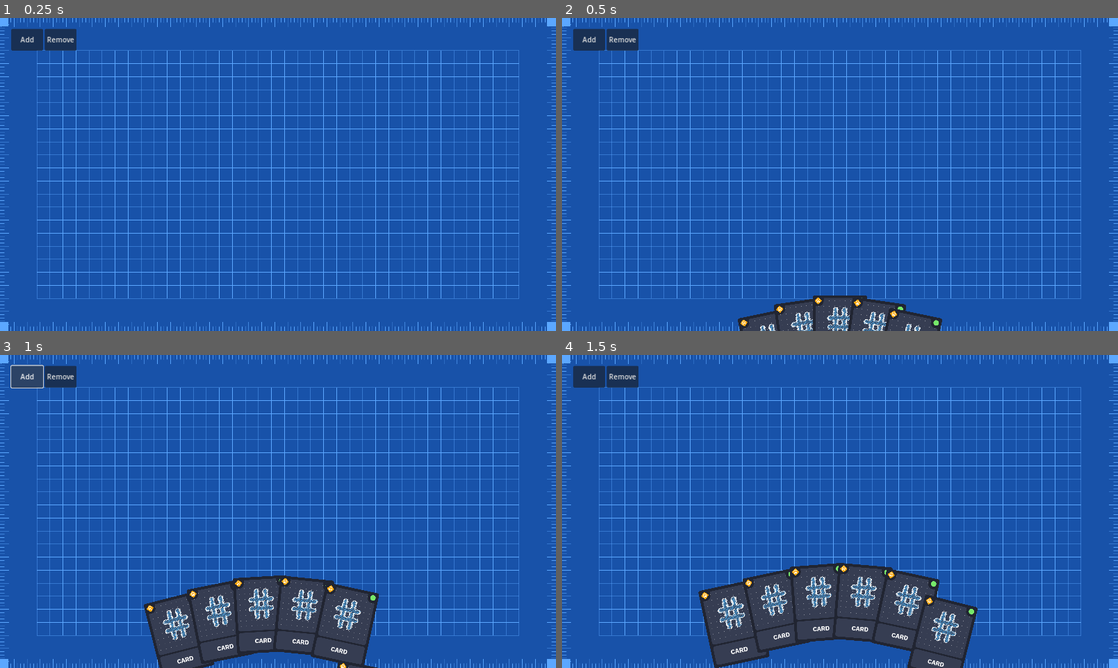
Above: before the commit, frames 1-4 (two rows, left to right).
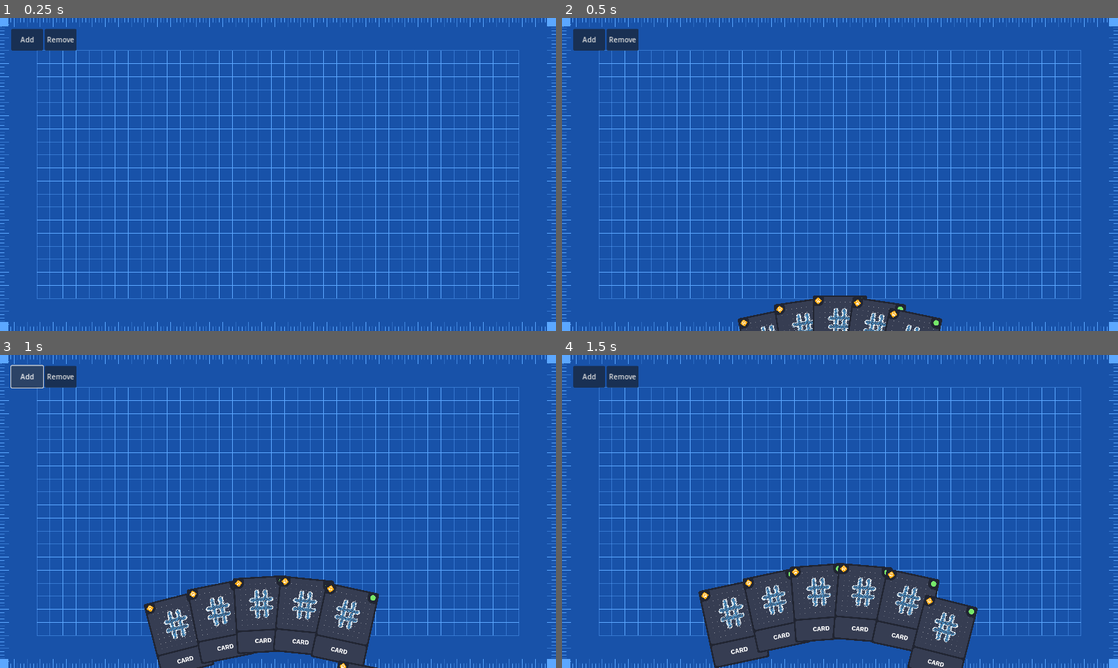
Above: after the commit, the same moments.

Repository: IamFastre/Numertica
Game: Godot game, scene res://scenes/game.tscn
Same seed, same stepped clock (60 frames per second), same inputs: the game is played once before the commit and once after it.
Inputs (mouse positions are in pixels of both pictures, inside the frame that each line leads up to):
- Up to frame 1 (0.25 s): no input
- Up to frame 2 (0.5 s): no input
- Up to frame 3 (1 s): click "Add" at 0.5 s
- Up to frame 4 (1.5 s): click (734, 627) at 1.27 s

Frame 1 is identical in both runs. In frame 2, 0.6% of the frame differs, in the area x 32-68%, y 89-100%; in frame 3, 1.6%; in frame 4, 2.0%, in the area x 25-74%, y 67-100%.

Commit message:
a bit of file organization

Diff:
--- a/resources/cards/addition.tres
+++ b/resources/cards/addition.tres
@@ -1,30 +1,34 @@
-[gd_resource type="Resource" script_class="Card" load_steps=6 format=3 uid="uid://nxrr8eixwgss"]
+[gd_resource type="Resource" script_class="Card" load_steps=8 format=3 uid="uid://nxrr8eixwgss"]
 
-[ext_resource type="Script" path="res://scripts/resources/card_parameter.gd" id="1_d6uwc"]
-[ext_resource type="Script" path="res://scripts/resources/card.gd" id="1_xa7tb"]
-[ext_resource type="Script" path="res://scripts/resources/card_style.gd" id="3_862r6"]
+[ext_resource type="Script" path="res://scripts/resources/card_parameter.gd" id="1_emmls"]
+[ext_resource type="Texture2D" uid="uid://b0pl7kickx4t4" path="res://assets/cards/backgrounds/line_grid.png" id="1_fxqps"]
+[ext_resource type="Script" path="res://scripts/resources/card.gd" id="2_f6gt6"]
+[ext_resource type="Texture2D" uid="uid://dudbeps6h4e31" path="res://assets/cards/foregrounds/plus.png" id="2_kjq2q"]
+[ext_resource type="Script" path="res://scripts/resources/card_style.gd" id="3_23nqj"]
 
 [sub_resource type="Resource" id="Resource_snpw7"]
 resource_name = "X"
-script = ExtResource("1_d6uwc")
+script = ExtResource("1_emmls")
 name = "X"
 description = "Amount to be added."
 type = 0
 
 [sub_resource type="Resource" id="Resource_sacih"]
-script = ExtResource("3_862r6")
-accent_color = Color(1, 1, 1, 1)
+script = ExtResource("3_23nqj")
+accent_color = Color(0.0588235, 0.662745, 0.556863, 1)
 bulk_color = Color(0.0588235, 0.662745, 0.556863, 1)
 frame_color = Color(1, 1, 1, 1)
 
 [resource]
 resource_name = "AdditionCard"
-script = ExtResource("1_xa7tb")
+script = ExtResource("2_f6gt6")
 id = "add"
 name = "addition"
 description = "Pairs with a number card to add amount {X} to player's health."
+icon = 0
+style = SubResource("Resource_sacih")
+foreground_texture = ExtResource("2_kjq2q")
+background_texture = ExtResource("1_fxqps")
 cost = 1
 type = 0
-icon = 0
-parameters = Array[ExtResource("1_d6uwc")]([SubResource("Resource_snpw7")])
-style = SubResource("Resource_sacih")
+parameters = Array[ExtResource("1_emmls")]([SubResource("Resource_snpw7")])
--- a/resources/cards/subtraction.tres
+++ b/resources/cards/subtraction.tres
@@ -1,30 +1,22 @@
-[gd_resource type="Resource" script_class="Card" load_steps=6 format=3 uid="uid://dmvikoojjwr3d"]
+[gd_resource type="Resource" script_class="Card" load_steps=4 format=3 uid="uid://dmvikoojjwr3d"]
 
-[ext_resource type="Script" path="res://scripts/resources/card_parameter.gd" id="1_ugfhc"]
-[ext_resource type="Script" path="res://scripts/resources/card.gd" id="2_f74eh"]
-[ext_resource type="Script" path="res://scripts/resources/card_style.gd" id="3_u7ntv"]
+[ext_resource type="Script" path="res://scripts/resources/card_parameter.gd" id="1_fqs5c"]
+[ext_resource type="Script" path="res://scripts/resources/card.gd" id="2_xhbn2"]
 
 [sub_resource type="Resource" id="Resource_snpw7"]
 resource_name = "X"
-script = ExtResource("1_ugfhc")
+script = ExtResource("1_fqs5c")
 name = "X"
-description = "Amount to be added."
+description = "Amount to be subtracted."
 type = 0
 
-[sub_resource type="Resource" id="Resource_sacih"]
-script = ExtResource("3_u7ntv")
-accent_color = Color(1, 1, 1, 1)
-bulk_color = Color(0.0588235, 0.662745, 0.556863, 1)
-frame_color = Color(1, 1, 1, 1)
-
 [resource]
-resource_name = "AdditionCard"
-script = ExtResource("2_f74eh")
-id = "add"
-name = "addition"
-description = "Pairs with a number card to add amount {X} to player's health."
+resource_name = "SubtractionCard"
+script = ExtResource("2_xhbn2")
+id = "sub"
+name = "subtraction"
+description = "Pairs with a number card to subtract amount {X} from opponent's health."
 cost = 1
 type = 0
 icon = 0
-parameters = Array[ExtResource("1_ugfhc")]([SubResource("Resource_snpw7")])
-style = SubResource("Resource_sacih")
+parameters = Array[ExtResource("1_fqs5c")]([SubResource("Resource_snpw7")])
--- a/scenes/card.tscn
+++ b/scenes/card.tscn
@@ -1,13 +1,13 @@
 [gd_scene load_steps=15 format=3 uid="uid://d0vfb4abomtui"]
 
-[ext_resource type="Script" path="res://scripts/cards/main.gd" id="1_7a6ey"]
-[ext_resource type="Texture2D" uid="uid://plv1ib6xch3h" path="res://items/cards/{template}/foreground.png" id="2_o6c5s"]
-[ext_resource type="Texture2D" uid="uid://cg7xn2e34eftj" path="res://items/cards/{template}/background.png" id="3_e5idg"]
+[ext_resource type="Script" path="res://scripts/scenes/card.gd" id="1_7a6ey"]
+[ext_resource type="Texture2D" uid="uid://plv1ib6xch3h" path="res://assets/cards/foregrounds/hash.png" id="2_o6c5s"]
+[ext_resource type="Texture2D" uid="uid://cg7xn2e34eftj" path="res://assets/cards/backgrounds/dot_grid.png" id="3_e5idg"]
 [ext_resource type="Texture2D" uid="uid://cenb7pire8i36" path="res://assets/cards/parts/band.png" id="4_i63lc"]
 [ext_resource type="Texture2D" uid="uid://dnjbj2f5n00tg" path="res://assets/cards/parts/bulk.png" id="4_ul6wl"]
-[ext_resource type="Texture2D" uid="uid://dmjmqes878lka" path="res://assets/cards/parts/frame.png" id="5_xidi0"]
+[ext_resource type="Texture2D" uid="uid://bkv4jjebkgwwd" path="res://assets/cards/parts/frame.png" id="5_xidi0"]
 [ext_resource type="FontFile" uid="uid://b1os1hx24smli" path="res://assets/fonts/WorkSans/WorkSans-Bold.ttf" id="7_37i1n"]
-[ext_resource type="Texture2D" uid="uid://cliv54jdpe7cd" path="res://assets/cards/icon/arithmetic.png" id="7_glwvx"]
+[ext_resource type="Texture2D" uid="uid://cliv54jdpe7cd" path="res://assets/cards/types/arithmetic.png" id="7_glwvx"]
 [ext_resource type="Texture2D" uid="uid://bvu8rrpqawwh1" path="res://assets/cards/parts/cost.png" id="8_v2bvu"]
 [ext_resource type="PackedScene" uid="uid://21jc8njqn5go" path="res://components/draggable/draggable.tscn" id="9_c2o71"]
 
@@ -29,11 +29,9 @@
 scale = Vector2(0.5, 0.5)
 input_pickable = false
 script = ExtResource("1_7a6ey")
-parameters = Array[Dictionary]([])
 
 [node name="Sprite" type="Control" parent="."]
 self_modulate = Color(0.129412, 0.145098, 0.196078, 1)
-clip_contents = true
 layout_mode = 3
 anchors_preset = 0
 offset_left = -125.0
@@ -63,9 +61,12 @@
 
 [node name="Art" type="Control" parent="Sprite"]
 layout_mode = 1
-anchor_right = 1.0
-anchor_bottom = 0.714
-offset_bottom = 0.0999908
+anchor_left = 0.03
+anchor_top = 0.021
+anchor_right = 0.97
+anchor_bottom = 0.693
+offset_top = 0.15
+offset_bottom = -0.0500031
 mouse_filter = 2
 metadata/_edit_use_anchors_ = true
 
@@ -115,9 +116,9 @@
 layout_mode = 1
 anchors_preset = -1
 anchor_left = 0.1
-anchor_top = 0.643
+anchor_top = 0.631571
 anchor_right = 0.9
-anchor_bottom = 0.786
+anchor_bottom = 0.774571
 offset_top = -0.0500031
 offset_right = -1.52588e-05
 offset_bottom = -0.100006
--- a/scenes/hand.tscn
+++ b/scenes/hand.tscn
@@ -1,6 +1,6 @@
 [gd_scene load_steps=3 format=3 uid="uid://brkhub7up6pae"]
 
-[ext_resource type="Script" path="res://scripts/hand/main.gd" id="1_lentq"]
+[ext_resource type="Script" path="res://scripts/scenes/hand.gd" id="1_lentq"]
 [ext_resource type="PackedScene" uid="uid://d0vfb4abomtui" path="res://scenes/card.tscn" id="2_p5j8b"]
 
 [node name="Hand" type="Node2D"]
--- a/scripts/resources/card.gd
+++ b/scripts/resources/card.gd
@@ -20,14 +20,17 @@
    Color("df003e"),
 ]
 
-@export_group("Main")
-@export var id:String
-@export var name:String
-@export var description:String
-@export_range(0, 2) var cost:int
-@export var type:Type
-@export var icon:Icon
+@export var id:String = "card"
+@export var name:String = "Card"
+@export var description:String = "Card template"
 
-@export_group("Others")
-@export var parameters:Array[CardParameter]
-@export var style:CardStyle
+@export_group("Looks")
+@export var icon:Icon = Icon.arithmetic
+@export var style:CardStyle = CardStyle.new()
+@export var foreground_texture:Texture2D = preload("res://assets/cards/foregrounds/hash.png")
+@export var background_texture:Texture2D = preload("res://assets/cards/backgrounds/dot_grid.png")
+
+@export_group("Function")
+@export_range(0, 2) var cost:int = 0
+@export var type:Type = Type.effect
+@export var parameters:Array[CardParameter] = []
--- a/scripts/resources/card_style.gd
+++ b/scripts/resources/card_style.gd
@@ -1,5 +1,5 @@
 class_name CardStyle extends Resource
 
-@export var accent_color:Color
-@export var bulk_color:Color
-@export var frame_color:Color
+@export var accent_color:Color = Color("4588b9")
+@export var bulk_color:Color = Color("363d52")
+@export var frame_color:Color = Color("212532")
--- a/scripts/cards/main.gd
+++ b/scripts/scenes/card.gd
@@ -1,18 +1,16 @@
 @tool
 class_name CardNode extends Area2D
 
-const TYPEICONS_PATH = "res://assets/cards/icon/%s.png"
+const TYPEICONS_PATH = "res://assets/cards/types/%s.png"
 
 @export var card_name:String = "Card"
 @export var cost:int = 0
 @export var card_icon:Card.Icon = Card.Icon.arithmetic
 @export var card_type:Card.Type = Card.Type.effect
-@export var foreground_texture:Texture2D = preload("res://items/cards/{template}/foreground.png")
-@export var background_texture:Texture2D = preload("res://items/cards/{template}/background.png")
-@export var accent_color:Color = Color("4588b9")
-@export var bulk_color:Color = Color("363d52")
-@export var frame_color:Color = Color("212532")
-@export var parameters:Array[Dictionary] = [{ "name": "x" }]
+@export var foreground_texture:Texture2D = preload("res://assets/cards/foregrounds/hash.png")
+@export var background_texture:Texture2D = preload("res://assets/cards/backgrounds/dot_grid.png")
+@export var card_style:CardStyle = CardStyle.new()
+@export var parameters:Array[CardParameter]
 
 
 @onready var name_node:Label = $Sprite/CardName
@@ -56,8 +54,8 @@
 
 func configure() -> void:
 	name_node.text = card_name
-	frame.self_modulate = frame_color
-	bulk.self_modulate = bulk_color
+	frame.self_modulate = card_style.frame_color
+	bulk.self_modulate = card_style.bulk_color
 
 	foreground_art.texture = foreground_texture
 	background_art.texture = background_texture
@@ -66,9 +64,10 @@
 	cost_icon.self_modulate = Card.COST_COLOR[cost]
 
 	if parameters.size() > 0:
-		band.self_modulate = frame_color
+		band.visible = true
+		band.self_modulate = card_style.frame_color
 		parameters_brackets.self_modulate = Card.ICON_COLOR[card_icon]
 		parameters_label.text = ', '.join(parameters.map(func(param): return param.get('name')))
-		parameters_label.self_modulate = accent_color
+		parameters_label.self_modulate = card_style.accent_color
 	else:
 		band.visible = false
Renamed: items/cards/{template}/background.png -> assets/cards/backgrounds/dot_grid.png
Not shown, changed: assets/cards/backgrounds/dot_grid.png.import
Renamed: items/cards/add/background.png -> assets/cards/backgrounds/line_grid.png
Not shown, changed: assets/cards/backgrounds/line_grid.png.import
Renamed: items/cards/{template}/foreground.png -> assets/cards/foregrounds/hash.png
Not shown, changed: assets/cards/foregrounds/hash.png.import
Renamed: items/cards/add/foreground.png -> assets/cards/foregrounds/plus.png
Not shown, changed: assets/cards/foregrounds/plus.png.import
Binary file changed: assets/cards/parts/frame.png
Not shown, changed: assets/cards/parts/frame.png.import
Renamed: assets/cards/icon/arithmetic.png -> assets/cards/types/arithmetic.png
Not shown, changed: assets/cards/types/arithmetic.png.import
(and 3 more such lines)
